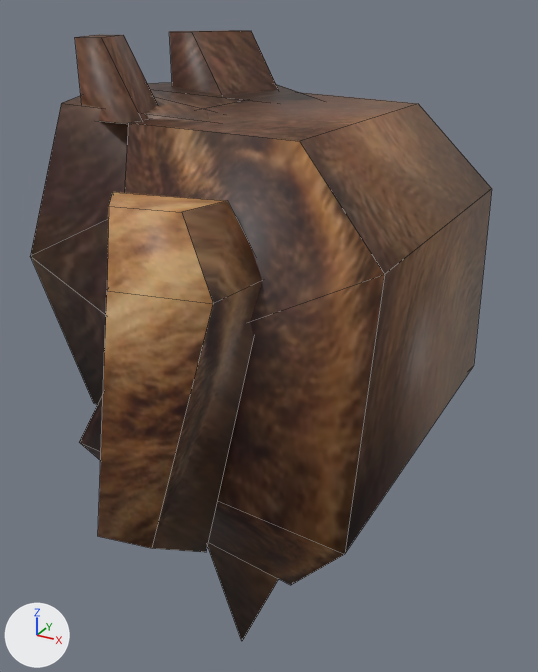
The FBX model Proyecto_Unity/Assets/Models/Animales/Oso 02.fbx: old version first, new version second.
Both versions are drawn from a 50 mm lens placed at (0.0153, -0.0497, 0.0311), pointed at (-0.0027, -0.0168, 0.0147). Lighting does not change. The marker at lower left points along +X, +Y and +Z. Mesh edges are drawn as thin lines. Where no turn or scale is listed for an object, it has been applied to the vertices.

Objects in the first picture: 'Oso2'.
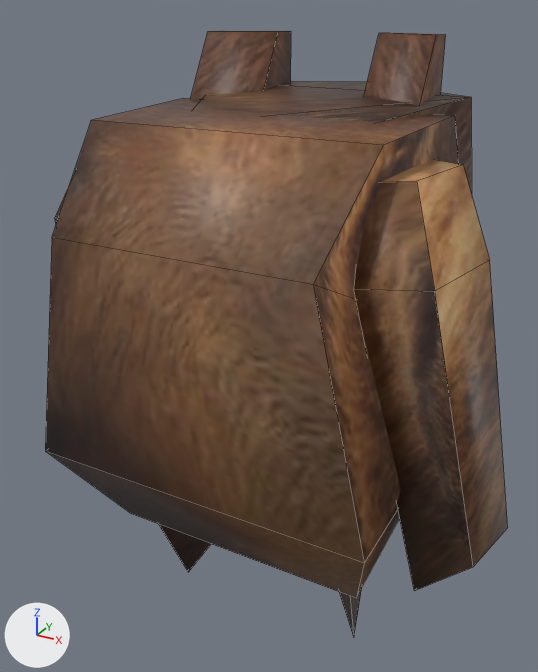
Pixel boxes (x1, y1, x2, y2) of what changed, in the pictures (538 x 672 px; the box of a moved part takes in the faces that stretch with it):
'Oso2', reshaped
    before: (31, 30, 492, 641)
    after: (45, 31, 508, 637)
part 1 of me_oso2, moved or reshaped
    before: (75, 34, 158, 124)
    after: (191, 31, 291, 99)
part 2 of me_oso2, moved or reshaped
    before: (169, 30, 278, 95)
    after: (364, 32, 446, 106)
part 3 of me_oso2, rebuilt
    before: (79, 92, 492, 585)
    after: (45, 98, 459, 598)
part 4 of me_oso2, rebuilt
    before: (31, 82, 321, 404)
    after: (195, 81, 472, 194)
part 5 of me_oso2, deleted (brown)
    before: (98, 192, 262, 552)
part 6 of me_oso2, deleted
    before: (208, 543, 278, 641)
part 7 of me_oso2, added (brown)
    after: (55, 160, 508, 637)

What the commit changed:
me_oso2 is used by ob_oso2; location (-0.0014, -0.01713, -0.00023).
me_oso2 had 77 vertices, 64 faces and spanned x -0.0133..0.008, y -0.0133..0.0146, z -0.0012..0.0303.
me_oso2 now has 77 vertices, 64 faces and spans x -0.0118..0.0128, y -0.0102..0.0111, z -0.0012..0.0303.
me_oso2 part 1: the loose piece of 8 vertices spanning x -0.0085..-0.0036, y -0.0066..-0.0032, z 0.0269..0.0303 is turned -90 degrees about the z axis through its middle, then moved by (0.0011, 0.0087, 0.0).
me_oso2 part 2: the loose piece of 8 vertices spanning x -0.0085..-0.0036, y 0.0024..0.0058, z 0.0269..0.0303 is turned -90 degrees about the z axis through its middle, then moved by (0.0101, -0.0003, 0.0).
me_oso2 part 3: the loose piece of 16 vertices spanning x -0.0079..0.008, y -0.0098..0.0102, z 0.0049..0.027 is rebuilt with 16 vertices and now spans x -0.0091..0.0092, y -0.0102..0.0057, z 0.0049..0.027.
me_oso2 part 4: the loose piece of 13 vertices spanning x -0.0133..0.0042, y -0.0072..0.0076, z 0.0128..0.0276 is rebuilt with 13 vertices and now spans x -0.0074..0.0075, y -0.0064..0.0111, z 0.0128..0.0276.
me_oso2 part 5: the loose piece of 12 vertices spanning x -0.0041..0.003, y -0.0133..-0.0077, z 0.0084..0.0244 is deleted.
me_oso2 part 6: the loose piece of 4 vertices spanning x -0.0037..0.0031, y -0.006..-0.0014, z -0.0012..0.0082 is deleted.
Part 7, on me_oso2:
32 vertices are added at x -0.0118..0.0128, y -0.0078..0.0016, z -0.0012..0.0256.
24 new faces join them.
